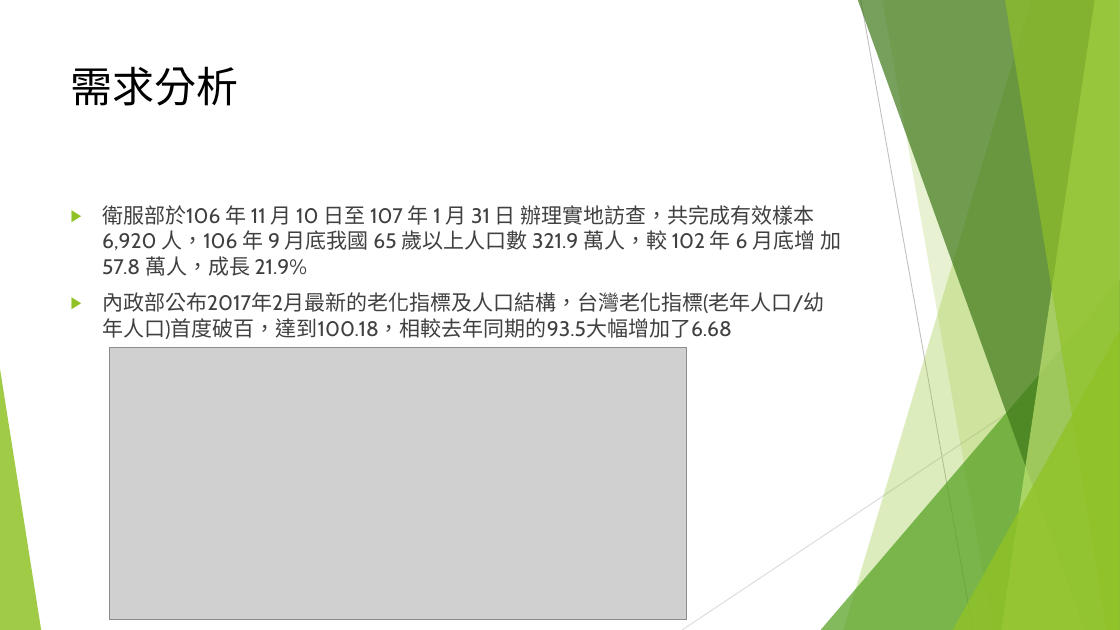
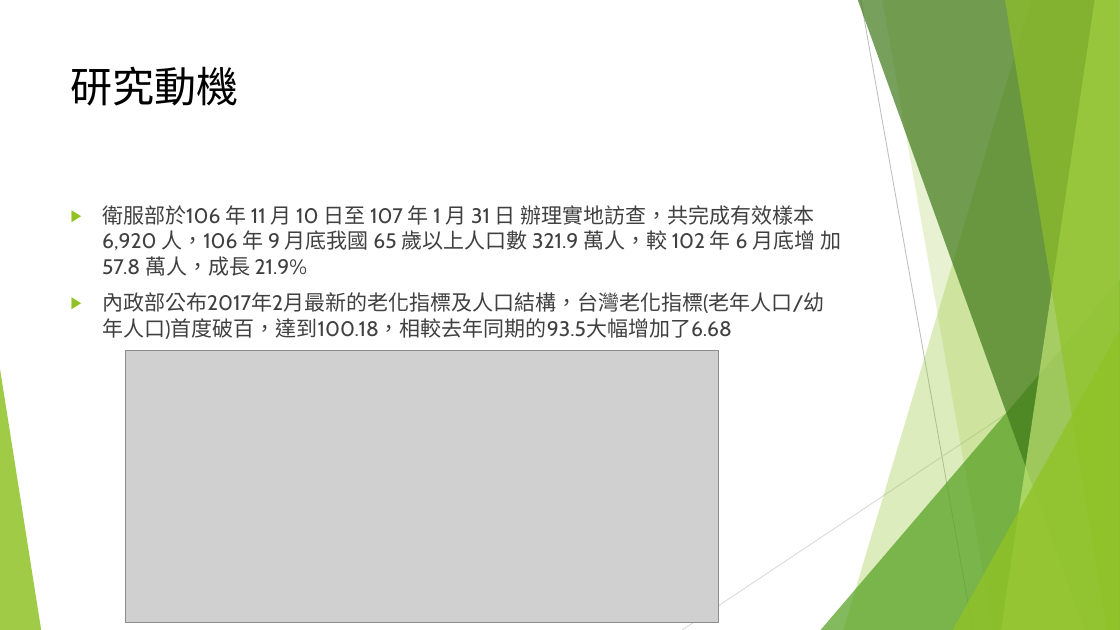
Before and after one commit to OTFSN/108_SM_Team-2, a slide deck: slide 3 of 軟體品質管理期中報告.pptx (slide 5 before the commit). Drawn at 1120x630 pixels with LibreOffice and Linux fonts; fonts in the diff are those of the drawing; grey boxes stand for pictures. Boxes give left, top, right and bottom in pixels: in the first picture for what was removed or moved away, otherwise in the second. Text is boxed around its words. In the diff, an @@ line names an element or a change of style, - is before the commit and + after.

```diff
--- a/軟體品質管理期中報告.pptx
+++ b/軟體品質管理期中報告.pptx
@@ title at bbox=[71, 66, 239, 106]: text changed @@
-需求分析
+研究動機
@@ picture: place and size @@
-picture at bbox=[109, 348, 686, 620]
+picture at bbox=[126, 350, 718, 623]
```
Also in this commit, not shown: 1 other slide changed, 1 slide added, 1 slide removed.
